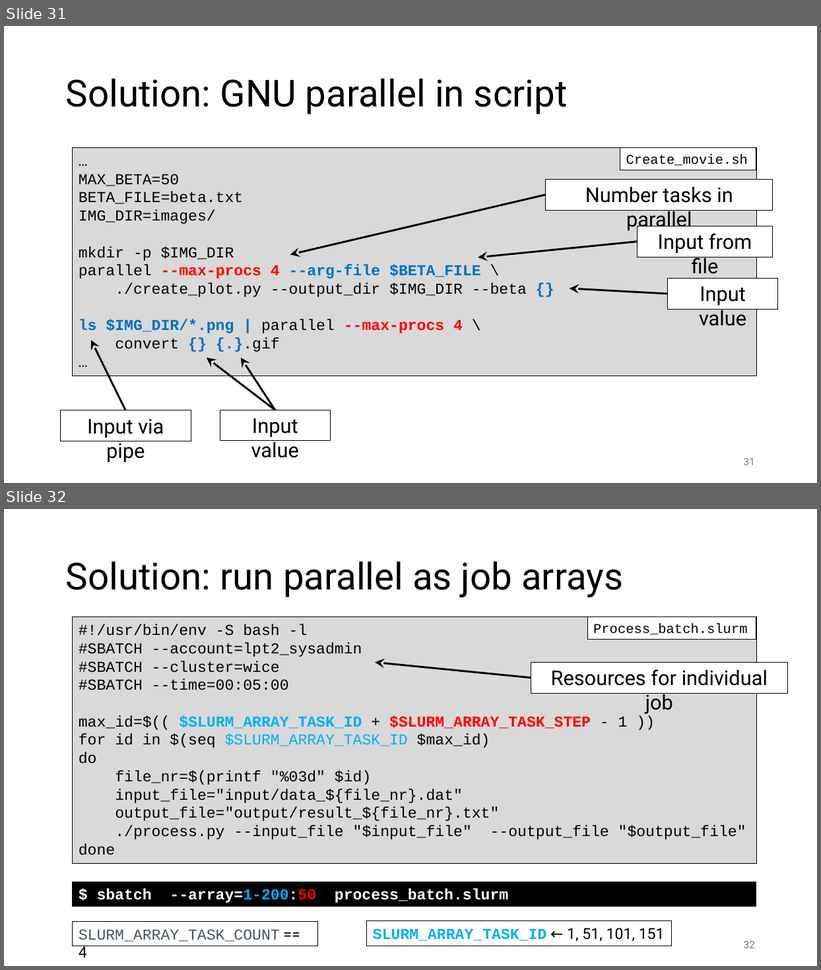
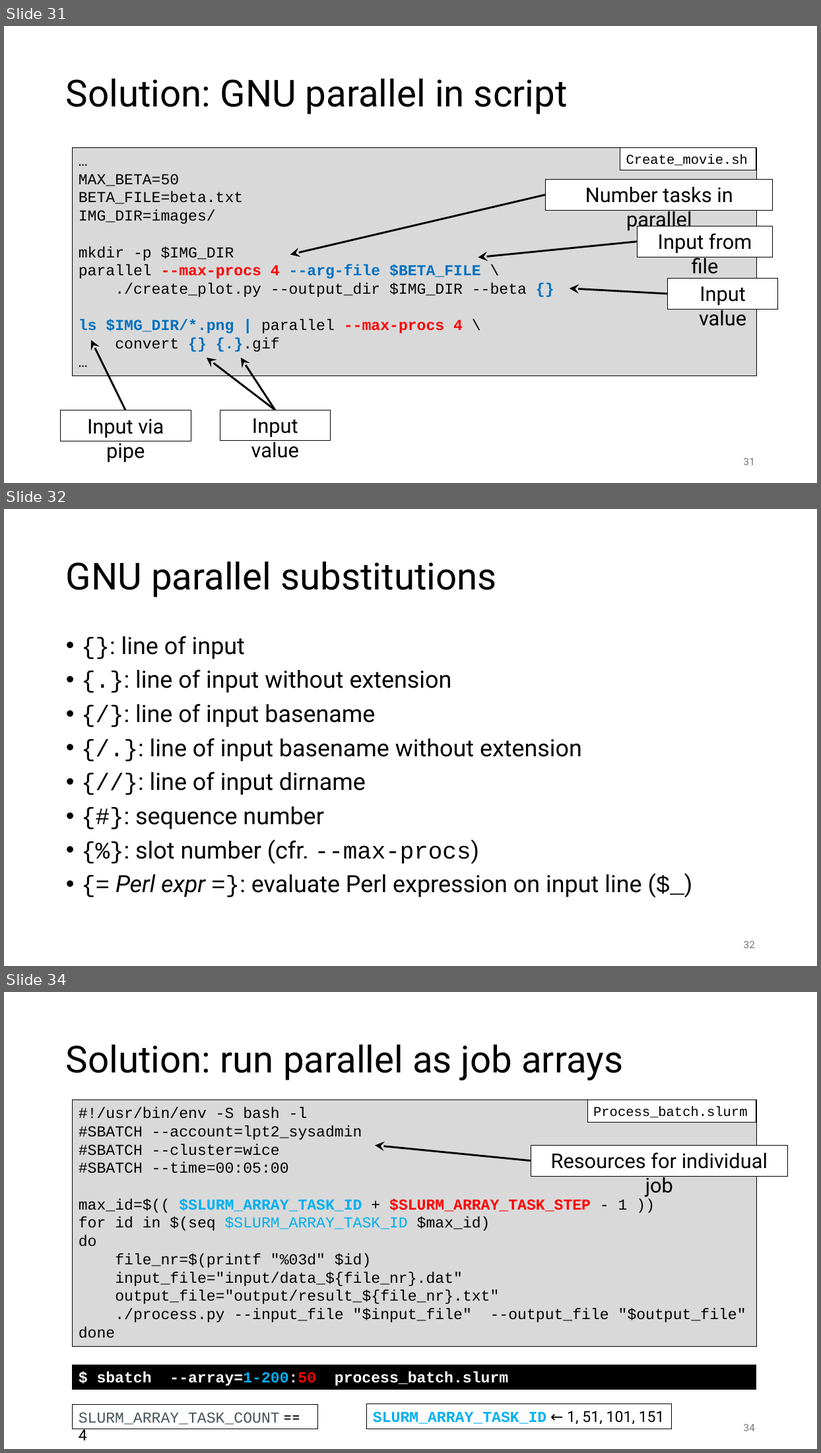
Before and after one commit to gjbex/Workflows-for-HPC, a slide deck: workflow_for_HPC.pptx. Shown one above the other, each under a label of ours: slides 31 and 32 before the commit, slides 31, 32 and 34 after it; the slides between them are not shown. The pictures are 821x970 and 821x1453 pixels, drawn with LibreOffice and Linux fonts; fonts in the diff are those of the drawing. Boxes give left, top, right and bottom in pixels: in the first picture for what was removed or moved away, otherwise in the second. Text is boxed around its words. In the diff, an @@ line names an element or a change of style, - is before the commit and + after.

Commit message:
Add slide on GNU parallel substitutions

```diff
--- a/workflow_for_HPC.pptx
+++ b/workflow_for_HPC.pptx
@@ slide 32 added at bbox=[4, 509, 817, 966], background #FFFFFF @@
@@ title added at bbox=[66, 561, 496, 597], 44 pt, text #000000 @@
+GNU parallel substitutions
@@ text added at bbox=[116, 636, 642, 898], 28 pt, text #000000 @@
+• {}: line of input
+• {.}: line of input without extension
+• {/}: line of input basename
+• {/.}: line of input basename without extension
+• {//}: line of input dirname
+• {#}: sequence number
+• {%}: slot number (cfr. --max-procs)
+• {= Perl expr =}: evaluate Perl expression on input line ($_)
@@ page number added at bbox=[744, 941, 755, 949], 12 pt, text #797979 @@
+32
@@ what was slide 32 is now slide 34 @@
@@ page number at bbox=[744, 1424, 755, 1432]: text changed @@
-32
+34
```
Also in this commit, not shown: 1 other slide added.
